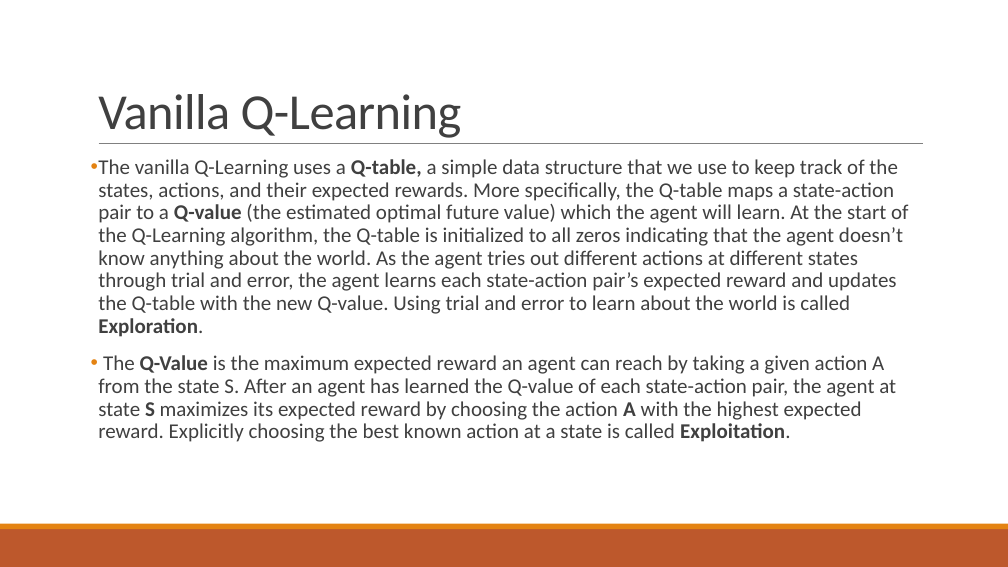
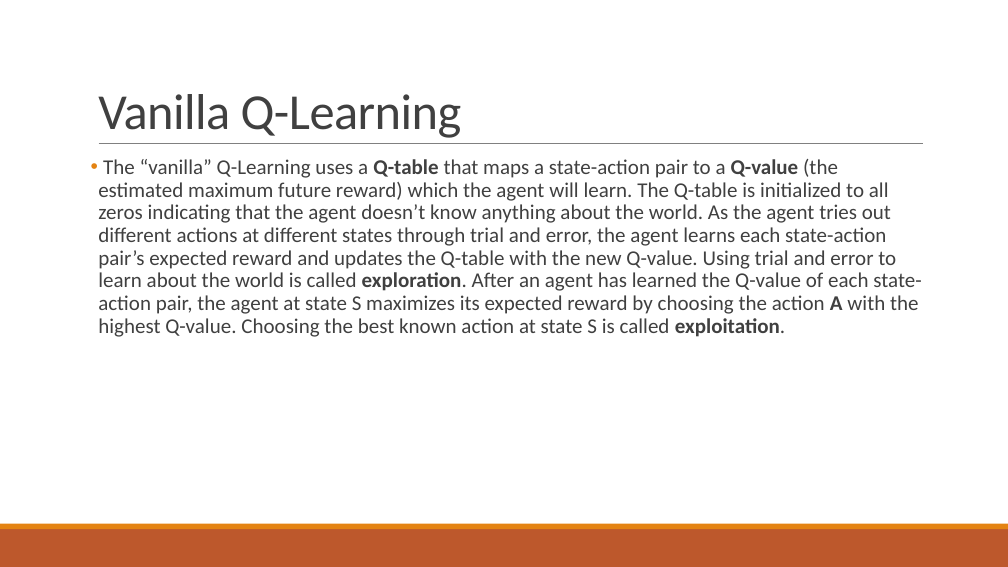
Before and after one commit to francescobaraldi/smart-neighborhood, a slide deck: slide 28 of Smart Neighborhood.pptx (slide 22 before the commit). Drawn at 1008x567 pixels with LibreOffice and Linux fonts; fonts in the diff are those of the drawing. Boxes give left, top, right and bottom in pixels: in the first picture for what was removed or moved away, otherwise in the second. Text is boxed around its words. In the diff, an @@ line names an element or a change of style, - is before the commit and + after.

```diff
--- a/Smart Neighborhood.pptx
+++ b/Smart Neighborhood.pptx
@@ text at <box>98,159,921,337</box>: text changed @@
-• The vanilla Q-Learning uses a Q-table, a simple data structure that we use to keep track of the states, actions, and their expected rewards. More specifically, the Q-table maps a state-action pair to a Q-value (the estimated optimal future value) which the agent will learn. At the start of the Q-Learning algorithm, the Q-table is initialized to all zeros indicating that the agent doesn’t know anything about the world. As the agent tries out different actions at different states through trial and error, the agent learns each state-action pair’s expected reward and updates the Q-table with the new Q-value. Using trial and error to learn about the world is called Exploration.
-• The Q-Value is the maximum expected reward an agent can reach by taking a given action A from the state S. After an agent has learned the Q-value of each state-action pair, the agent at state S maximizes its expected reward by choosing the action A with the highest expected reward. Explicitly choosing the best known action at a state is called Exploitation.
+• The “vanilla” Q-Learning uses a Q-table that maps a state-action pair to a Q-value (the estimated maximum future reward) which the agent will learn. The Q-table is initialized to all zeros indicating that the agent doesn’t know anything about the world. As the agent tries out different actions at different states through trial and error, the agent learns each state-action pair’s expected reward and updates the Q-table with the new Q-value. Using trial and error to learn about the world is called exploration. After an agent has learned the Q-value of each state-action pair, the agent at state S maximizes its expected reward by choosing the action A with the highest Q-value. Choosing the best known action at state S is called exploitation.
```
Also in this commit, not shown: 16 other slides changed, 8 slides added, 2 slides removed.
